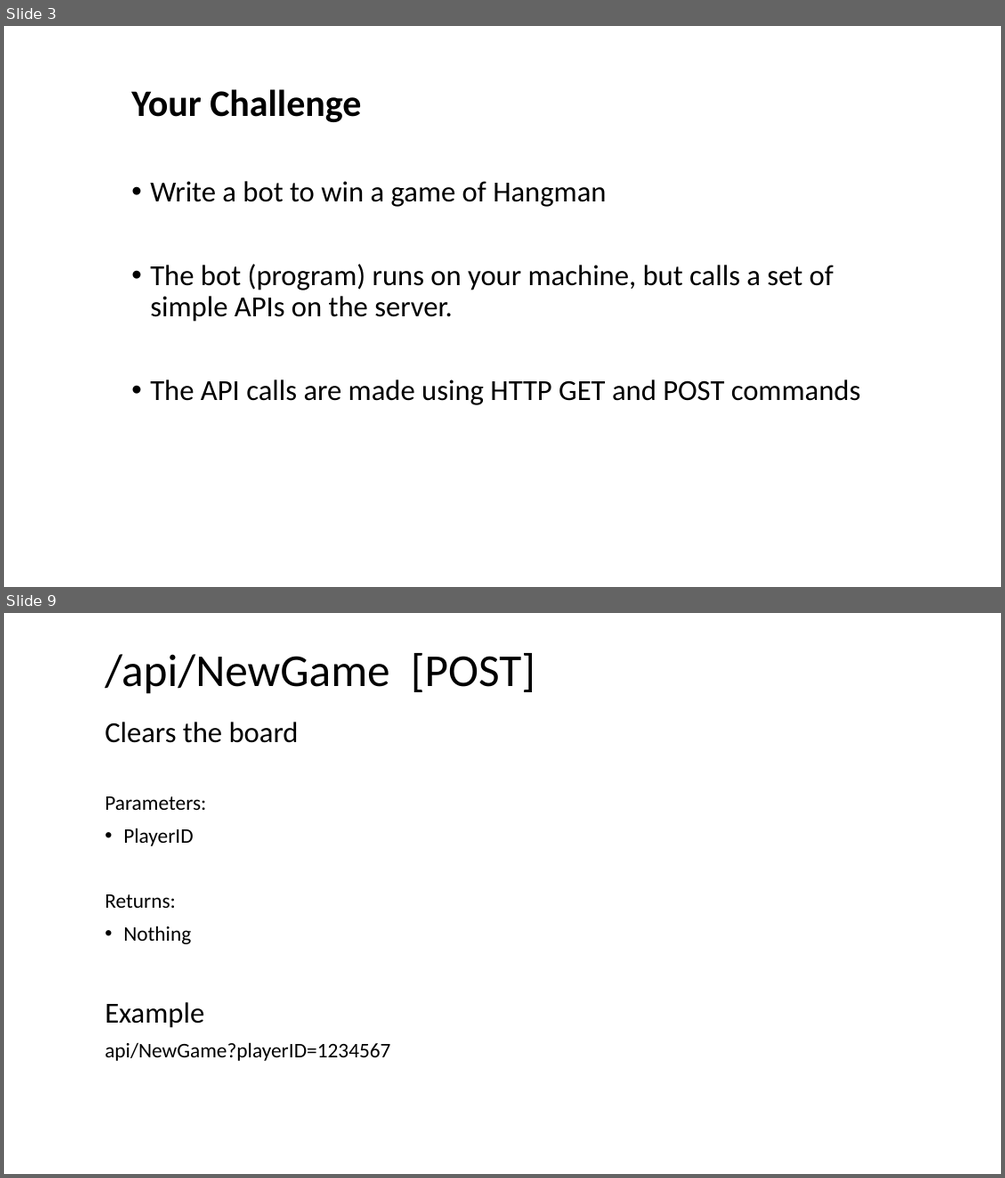
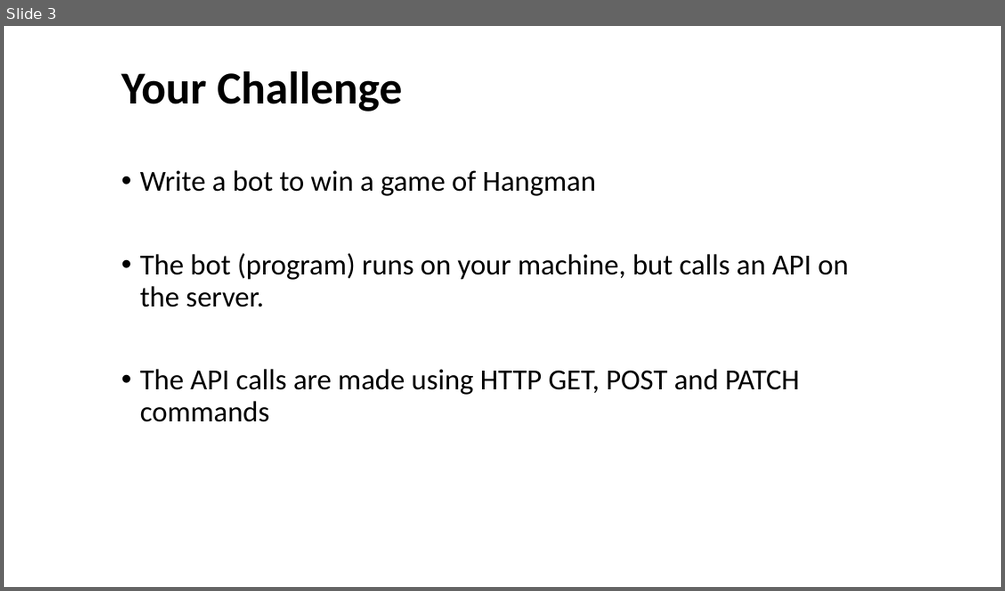
Before and after one commit to BatFace/Connect4, a slide deck: CodeDojoIntroMaterials/Hangman.pptx. Shown one above the other, each under a label of ours: slides 3 and 9 before the commit, slide 3 after it; the slides between them are not shown. The pictures are 1005x1178 and 1005x591 pixels, drawn with LibreOffice and Linux fonts; fonts in the diff are those of the drawing; background and template pictures are left out. Boxes give left, top, right and bottom in pixels: in the first picture for what was removed or moved away, otherwise in the second. Text is boxed around its words. In the diff, an @@ line names an element or a change of style, - is before the commit and + after.

```diff
--- a/CodeDojoIntroMaterials/Hangman.pptx
+++ b/CodeDojoIntroMaterials/Hangman.pptx
@@ slide 9 removed at [4, 613, 1001, 1174], background #FFFFFF @@
@@ title removed at [105, 653, 535, 694] @@
-/api/NewGame [POST]
@@ text removed at [105, 722, 390, 1061] @@
-Clears the board
-Parameters:
-• PlayerID
-Returns:
-• Nothing
-Example
-api/NewGame?playerID=1234567
@@ slide 3 changed as well @@
@@ text "Your Challenge": place and size @@
-text "Your Challenge" at [131, 89, 861, 405]
+text "Your Challenge" at [121, 71, 848, 422]
@@ text at [121, 71, 402, 111]: size 36 to 44 pt in "Your Challenge" @@
@@ text at [140, 253, 848, 422]: text changed @@
-• The bot (program) runs on your machine, but calls a set of simple APIs on the server.
-• The API calls are made using HTTP GET and POST commands
+• The bot (program) runs on your machine, but calls an API on the server.
+• The API calls are made using HTTP GET, POST and PATCH commands
```
Also in this commit, not shown: 3 other slides changed, 5 other slides removed, 2 other files.
